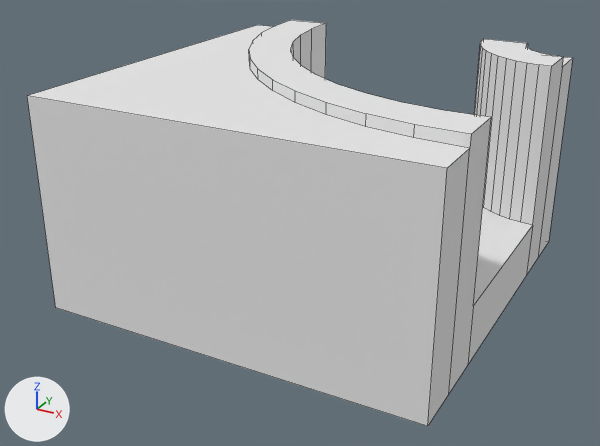
The OBJ model Razor/maps/assets/kenney_3droadpack_updated/Models/roadTile_234.obj, before and after one commit.
Both versions are drawn from a 50 mm lens placed at (4.3, -3.97, 3.13), pointed at (1.42, 1.28, 0.51). The axes (+X, +Y, +Z) are drawn at lower left. The lights are the same throughout. Mesh edges are drawn as thin lines. Where no turn or scale is listed for an object, it has been applied to the vertices.

The first picture shows 'roadTile_234'.
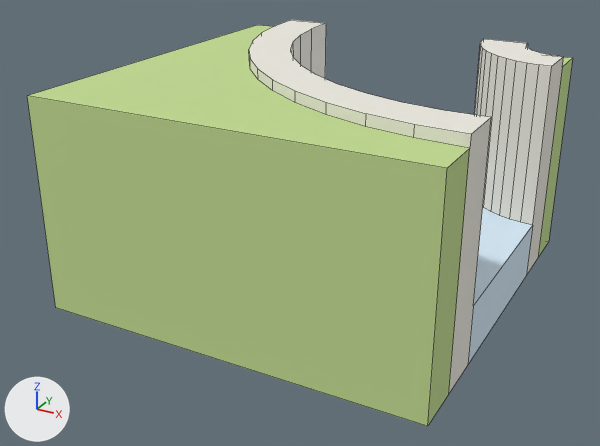
Changed parts and their boxes (x1, y1, x2, y2) in the pictures (600 x 446 px):
'roadTile_234', recoloured (white to green): (27, 25, 573, 426) in both

What changed in the scene script:
```text
Change mat_grass:
    mat_grass.base_color: (0.8, 0.8, 0.8) -> (0.541, 0.71, 0.286)  # white #e7e7e7 -> green #c2db92
```
